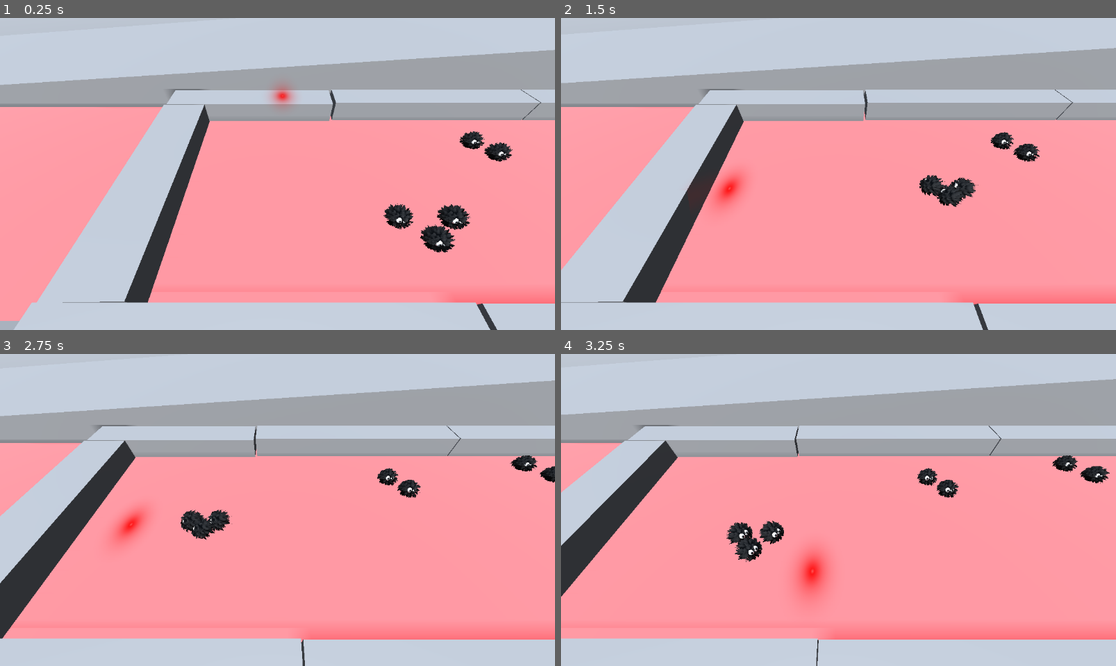
Above: before the commit, frames 1-4 (two rows, left to right).
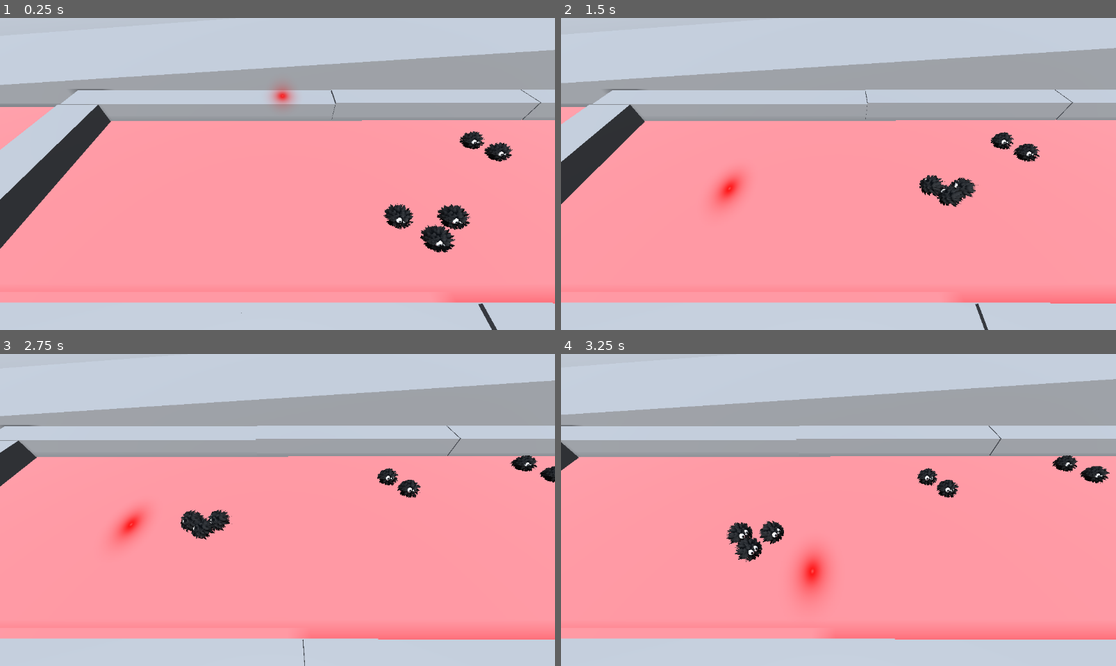
Above: after the commit, the same moments.

Repository: CaptainPMM/LD56
Game: Godot game, scene res://scenes/blockout.tscn
Two runs of this game, one before a commit and one after it. Both use one fixed random seed, a clock stepped at 60 frames per second and the inputs below.
Inputs (mouse positions are in pixels of both pictures, inside the frame that each line leads up to):
- Up to frame 1 (0.25 s): no input
- Up to frame 2 (1.5 s): move the mouse to (960, 158) at 0.52 s; tap Space at 0.77 s; move the mouse to (727, 189) at 1.27 s
- Up to frame 3 (2.75 s): tap Space at 1.52 s; move the mouse to (333, 441) at 2.02 s
- Up to frame 4 (3.25 s): move the mouse to (810, 572) at 2.77 s; tap Space at 3.02 s

The runs differ from the first frame. In frame 1, 16% of the frame differs, in the area x 0-100%, y 22-100%; in frame 2, 14%; in frame 3, 8.6%; in frame 4, 6.2%.

Commit message:
touchups on blockout

Diff:
--- a/scenes/blockout.tscn
+++ b/scenes/blockout.tscn
@@ -180,19 +180,22 @@
 transform = Transform3D(0.280784, 0, -0.959771, 0, 1, 0, 0.959771, 0, 0.280784, 20.2543, 0.0650161, 0.299923)
 
 [node name="entity34" parent="." instance=ExtResource("5_arl41")]
-transform = Transform3D(0.280784, 0, -0.959771, 0, 1, 0, 0.959771, 0, 0.280784, 22.5424, 0.0650163, -0.0145423)
+transform = Transform3D(0.280784, 0, -0.959771, 0, 1, 0, 0.959771, 0, 0.280784, 22.905, 0.0650163, 0.110043)
 
 [node name="entity35" parent="." instance=ExtResource("5_arl41")]
-transform = Transform3D(0.280784, 0, -0.959771, 0, 1, 0, 0.959771, 0, 0.280784, 22.6507, 0.0650163, 0.0459575)
+transform = Transform3D(0.280784, 0, -0.959771, 0, 1, 0, 0.959771, 0, 0.280784, 22.8343, 0.0650163, 0.0881077)
 
 [node name="entity36" parent="." instance=ExtResource("5_arl41")]
-transform = Transform3D(0.280784, 0, -0.959771, 0, 1, 0, 0.959771, 0, 0.280784, 22.7637, 0.0650163, 0.00767675)
+transform = Transform3D(0.280784, 0, -0.959771, 0, 1, 0, 0.959771, 0, 0.280784, 22.9473, 0.0650163, 0.0498269)
 
 [node name="entity37" parent="." instance=ExtResource("5_arl41")]
-transform = Transform3D(0.280784, 0, -0.959771, 0, 1, 0, 0.959771, 0, 0.280784, 23.1535, 0.0650163, 0.0287188)
+transform = Transform3D(0.280784, 0, -0.959771, 0, 1, 0, 0.959771, 0, 0.280784, 22.8723, 0.0650163, 0.0231328)
 
 [node name="entity38" parent="." instance=ExtResource("5_arl41")]
-transform = Transform3D(0.280784, 0, -0.959771, 0, 1, 0, 0.959771, 0, 0.280784, 22.8688, 0.0650163, 0.270175)
+transform = Transform3D(0.280784, 0, -0.959771, 0, 1, 0, 0.959771, 0, 0.280784, 23.6955, 0.0650163, -0.263655)
+
+[node name="entity39" parent="." instance=ExtResource("5_arl41")]
+transform = Transform3D(0.280784, 0, -0.959771, 0, 1, 0, 0.959771, 0, 0.280784, 26.8205, 0.0650163, 0.112294)
 
 [node name="entity29" parent="." instance=ExtResource("5_arl41")]
 transform = Transform3D(0.280784, 0, -0.959771, 0, 1, 0, 0.959771, 0, 0.280784, 15.9758, 0.0650161, -0.387056)
@@ -225,13 +228,13 @@
 transform = Transform3D(0.280784, 0, -0.959771, 0, 1, 0, 0.959771, 0, 0.280784, 14.9525, 0.0650162, -0.304865)
 
 [node name="entity16" parent="." instance=ExtResource("5_arl41")]
-transform = Transform3D(0.280784, 0, -0.959771, 0, 1, 0, 0.959771, 0, 0.280784, 8.98136, 0.0650162, 0.316609)
+transform = Transform3D(0.280784, 0, -0.959771, 0, 1, 0, 0.959771, 0, 0.280784, 8.26521, 0.0650162, 0.00456962)
 
 [node name="entity17" parent="." instance=ExtResource("5_arl41")]
-transform = Transform3D(0.280784, 0, -0.959771, 0, 1, 0, 0.959771, 0, 0.280784, 9.08298, 0.0650162, 0.299282)
+transform = Transform3D(0.280784, 0, -0.959771, 0, 1, 0, 0.959771, 0, 0.280784, 8.36683, 0.0650162, -0.0127574)
 
 [node name="entity18" parent="." instance=ExtResource("5_arl41")]
-transform = Transform3D(0.280784, 0, -0.959771, 0, 1, 0, 0.959771, 0, 0.280784, 9.0679, 0.0650162, 0.374737)
+transform = Transform3D(0.280784, 0, -0.959771, 0, 1, 0, 0.959771, 0, 0.280784, 8.35175, 0.0650162, 0.0626976)
 
 [node name="entity14" parent="." instance=ExtResource("5_arl41")]
 transform = Transform3D(0.280784, 0, -0.959771, 0, 1, 0, 0.959771, 0, 0.280784, 7.41189, 0.0650162, -0.406637)
@@ -248,10 +251,10 @@
 [node name="Node" type="Node" parent="."]
 
 [node name="static_cube4" parent="." instance=ExtResource("8_cm76d")]
-transform = Transform3D(0.824519, 0, 0, 0, 1, 0, 0, 0, 1, -0.13707, 0.0552945, -0.465175)
+transform = Transform3D(0.824519, 0, 0, 0, 1, 0, 0, 0, 1, -0.662052, 0.0552945, -0.465175)
 
 [node name="static_cube8" parent="." instance=ExtResource("8_cm76d")]
-transform = Transform3D(-0.00924056, 0, 0.998167, 0, 1, 0, -0.832424, 0, -0.0110804, -0.455348, 0.0552945, 0.0569932)
+transform = Transform3D(-0.00924056, 0, 0.998167, 0, 1, 0, -0.832424, 0, -0.0110804, -0.98033, 0.0552945, 0.0569932)
 
 [node name="static_cube3" parent="." instance=ExtResource("8_cm76d")]
 transform = Transform3D(1, 0, 0, 0, 1, 0, 0, 0, 0.643527, 0.786139, 0.0663588, -0.424172)
@@ -269,7 +272,13 @@
 transform = Transform3D(1, 0, 0, 0, 1, 0, 0, 0, 1, 0.949912, 0.0756181, 0.578551)
 
 [node name="static_cube" parent="." instance=ExtResource("8_cm76d")]
-transform = Transform3D(1, 0, 0, 0, 1, 0, 0, 0, 1, -0.0536645, 0.0629986, 0.575597)
+transform = Transform3D(1, 0, 0, 0, 1, 0, 0, 0, 1, -0.578646, 0.0629986, 0.575597)
+
+[node name="static_cube9" parent="." instance=ExtResource("8_cm76d")]
+transform = Transform3D(0.824519, 0, 0, 0, 1, 0, 0, 0, 1, 0.0363426, 0.0552945, -0.465175)
+
+[node name="static_cube10" parent="." instance=ExtResource("8_cm76d")]
+transform = Transform3D(1, 0, 0, 0, 1, 0, 0, 0, 1, 0.119748, 0.0629986, 0.575597)
 
 [node name="Geometry" type="Node" parent="."]
 
@@ -324,9 +333,6 @@
 [node name="lightweighted_ball26" parent="Geometry" instance=ExtResource("7_yljxw")]
 transform = Transform3D(1, 0, 0, 0, 1, 0, 0, 0, 1, 12.8742, 0.13123, 0.264496)
 
-[node name="lightweighted_ball13" parent="Geometry" instance=ExtResource("7_yljxw")]
-transform = Transform3D(1, 0, 0, 0, 1, 0, 0, 0, 1, 12.4097, 0.13123, 0.0248341)
-
 [node name="lightweighted_ball7" parent="Geometry" instance=ExtResource("7_yljxw")]
 transform = Transform3D(1, 0, 0, 0, 1, 0, 0, 0, 1, 13.3901, 0.13123, 0.284006)
 
@@ -334,16 +340,16 @@
 transform = Transform3D(1, 0, 0, 0, 1, 0, 0, 0, 1, 13.5919, 0.13123, 0.194143)
 
 [node name="lightweighted_ball9" parent="Geometry" instance=ExtResource("7_yljxw")]
-transform = Transform3D(1, 0, 0, 0, 1, 0, 0, 0, 1, 13.7266, 0.13123, -0.042443)
+transform = Transform3D(1, 0, 0, 0, 1, 0, 0, 0, 1, 13.7266, 0.203149, -0.042443)
 
 [node name="lightweighted_ball10" parent="Geometry" instance=ExtResource("7_yljxw")]
 transform = Transform3D(1, 0, 0, 0, 1, 0, 0, 0, 1, 13.9316, 0.13123, -0.259007)
 
 [node name="lightweighted_ball11" parent="Geometry" instance=ExtResource("7_yljxw")]
-transform = Transform3D(1, 0, 0, 0, 1, 0, 0, 0, 1, 13.9277, 0.13123, -0.0172256)
+transform = Transform3D(1, 0, 0, 0, 1, 0, 0, 0, 1, 14.1399, 0.13123, 0.0310104)
 
 [node name="lightweighted_ball12" parent="Geometry" instance=ExtResource("7_yljxw")]
-transform = Transform3D(1, 0, 0, 0, 1, 0, 0, 0, 1, 13.8301, 0.13123, 0.199571)
+transform = Transform3D(1, 0, 0, 0, 1, 0, 0, 0, 1, 13.814, 0.13123, 0.229956)
 
 [node name="lightweighted_ball14" parent="Geometry" instance=ExtResource("7_yljxw")]
 transform = Transform3D(1, 0, 0, 0, 1, 0, 0, 0, 1, 14.0144, 0.13123, 0.289219)
@@ -390,11 +396,8 @@
 [node name="lightweighted_cube9" parent="Geometry" instance=ExtResource("8_8xd3r")]
 transform = Transform3D(1, 0, 0, 0, 1, 0, 0, 0, 1, 6.84186, 0.0566489, 0.0128956)
 
-[node name="lightweighted_cube11" parent="Geometry" instance=ExtResource("8_8xd3r")]
-transform = Transform3D(1, 0, 0, 0, 1, 0, 0, 0, 1, 6.04228, 0.0566489, -0.113355)
-
 [node name="lightweighted_cube12" parent="Geometry" instance=ExtResource("8_8xd3r")]
-transform = Transform3D(1, 0, 0, 0, 1, 0, 0, 0, 1, 6.19167, 0.0566489, -0.103428)
+transform = Transform3D(1, 0, 0, 0, 1, 0, 0, 0, 1, 6.27665, 0.0566489, -0.265937)
 
 [node name="lightweighted_cube16" parent="Geometry" instance=ExtResource("8_8xd3r")]
 transform = Transform3D(1, 0, 0, 0, 1, 0, 0, 0, 1, 7.66611, 0.0754924, 0.00128768)
@@ -441,12 +444,6 @@
 [node name="lightweighted_cube21" parent="Geometry" instance=ExtResource("8_8xd3r")]
 transform = Transform3D(1, 0, 0, 0, 1, 0, 0, 0, 1, 8.82775, 0.175206, -0.332772)
 
-[node name="lightweighted_cube17" parent="Geometry" instance=ExtResource("8_8xd3r")]
-transform = Transform3D(1, 0, 0, 0, 1, 0, 0, 0, 1, 7.68708, 0.188326, 0.00128768)
-
-[node name="lightweighted_cube18" parent="Geometry" instance=ExtResource("8_8xd3r")]
-transform = Transform3D(1, 0, 0, 0, 1, 0, 0, 0, 1, 7.6699, 0.295572, 0.00128768)
-
 [node name="static_cube8" parent="Geometry" instance=ExtResource("8_cm76d")]
 transform = Transform3D(-1.69555e-08, 0, -0.603537, 0, 1, 0, 0.387898, 0, -2.63815e-08, 6.85032, 0.0598178, -0.273115)
 
@@ -511,25 +508,31 @@
 transform = Transform3D(-1.41813e-08, 0, -0.603537, 0, 1, 0, 0.324432, 0, -2.63815e-08, 23.894, 0.0565695, 0.0201228)
 
 [node name="static_cube129" parent="Geometry" instance=ExtResource("8_cm76d")]
-transform = Transform3D(-4.92203e-09, 0, -0.603537, 0, 1, 0, 0.112603, 0, -2.63815e-08, 24.4568, 0.0565695, 0.0923515)
+transform = Transform3D(-8.96254e-09, 0, -0.603537, 0, 1, 0, 0.205039, 0, -2.63815e-08, 24.4568, 0.0565695, 0.0923515)
 
 [node name="static_cube132" parent="Geometry" instance=ExtResource("8_cm76d")]
-transform = Transform3D(-4.92203e-09, 0, -0.603537, 0, 1, 0, 0.112603, 0, -2.63815e-08, 24.8584, 0.0565695, 0.366092)
+transform = Transform3D(-8.76096e-09, 0, -0.603537, 0, 1, 0, 0.200427, 0, -2.63815e-08, 24.8584, 0.0565695, 0.313395)
 
 [node name="static_cube136" parent="Geometry" instance=ExtResource("8_cm76d")]
 transform = Transform3D(-4.92203e-09, 0, -0.603537, 0, 1, 0, 0.112603, 0, -2.63815e-08, 25.7353, 0.0565695, 0.366092)
 
 [node name="static_cube138" parent="Geometry" instance=ExtResource("8_cm76d")]
-transform = Transform3D(-4.92203e-09, 0, -0.603537, 0, 1, 0, 0.112603, 0, -2.63815e-08, 26.0774, 0.0565695, 0.0928219)
+transform = Transform3D(-9.07753e-09, 0, -0.603537, 0, 1, 0, 0.20767, 0, -2.63815e-08, 26.0774, 0.0565695, 0.141557)
 
 [node name="static_cube139" parent="Geometry" instance=ExtResource("8_cm76d")]
-transform = Transform3D(-4.92203e-09, 0, -0.603537, 0, 1, 0, 0.112603, 0, -2.63815e-08, 26.4613, 0.0565695, 0.359412)
+transform = Transform3D(-9.09199e-09, 0, -0.603537, 0, 1, 0, 0.208001, 0, -2.63815e-08, 26.4613, 0.0565695, 0.31064)
 
 [node name="static_cube140" parent="Geometry" instance=ExtResource("8_cm76d")]
-transform = Transform3D(-4.92203e-09, 0, -0.603537, 0, 1, 0, 0.112603, 0, -2.63815e-08, 27.0253, 0.0565695, 0.0914262)
+transform = Transform3D(-8.49339e-09, 0, -0.603537, 0, 1, 0, 0.194306, 0, -2.63815e-08, 27.0253, 0.0565695, 0.129485)
+
+[node name="static_cube144" parent="Geometry" instance=ExtResource("8_cm76d")]
+transform = Transform3D(-1.70899e-08, 0, -0.603537, 0, 1, 0, 0.390972, 0, -2.63815e-08, 30.3513, 0.0565694, 0.309876)
+
+[node name="static_cube145" parent="Geometry" instance=ExtResource("8_cm76d")]
+transform = Transform3D(-1.70899e-08, 0, -0.603537, 0, 1, 0, 0.390972, 0, -2.63815e-08, 30.3513, 0.0565694, -0.304274)
 
 [node name="static_cube133" parent="Geometry" instance=ExtResource("8_cm76d")]
-transform = Transform3D(-4.92203e-09, 0, -0.603537, 0, 1, 0, 0.112603, 0, -2.63815e-08, 25.3953, 0.0565696, 0.0944802)
+transform = Transform3D(-8.18618e-09, 0, -0.603537, 0, 1, 0, 0.187278, 0, -2.63815e-08, 25.3953, 0.0565696, 0.137524)
 
 [node name="static_cube89" parent="Geometry" instance=ExtResource("8_cm76d")]
 transform = Transform3D(-1.0957e-08, 0, -0.603537, 0, 1, 0, 0.250667, 0, -2.63815e-08, 20.4086, 0.0565695, -0.319603)
@@ -574,10 +577,10 @@
 transform = Transform3D(-0.411686, 0, 3.53305e-08, 0, 1, 0, -3.59907e-08, 0, -0.404133, 8.68412, 0.0629985, -0.163891)
 
 [node name="static_cube16" parent="Geometry" instance=ExtResource("8_cm76d")]
-transform = Transform3D(-0.411686, 0, 3.53305e-08, 0, 1, 0, -3.59907e-08, 0, -0.404133, 8.26327, 0.0629985, 0.201895)
+transform = Transform3D(-0.411686, 0, 3.53305e-08, 0, 1, 0, -3.59907e-08, 0, -0.404133, 8.26327, 0.0629985, 0.261919)
 
 [node name="static_cube17" parent="Geometry" instance=ExtResource("8_cm76d")]
-transform = Transform3D(-0.411686, 0, 3.53305e-08, 0, 1, 0, -3.59907e-08, 0, -0.404133, 8.68412, 0.0629985, 0.201895)
+transform = Transform3D(-0.31866, 0, 3.53305e-08, 0, 1, 0, -2.78581e-08, 0, -0.404133, 7.8913, 0.0629985, 0.261919)
 
 [node name="static_cube18" parent="Geometry" instance=ExtResource("8_cm76d")]
 transform = Transform3D(-0.411686, 0, 3.53305e-08, 0, 1, 0, -3.59907e-08, 0, -0.404133, 9.46113, 0.0629985, -0.163891)
@@ -700,7 +703,7 @@
 transform = Transform3D(-0.534867, 0, 3.53305e-08, 0, 1, 0, -4.67595e-08, 0, -0.404133, 22.9312, 0.0629984, 0.456218)
 
 [node name="static_cube115" parent="Geometry" instance=ExtResource("8_cm76d")]
-transform = Transform3D(-0.805875, 0, 3.53305e-08, 0, 1, 0, -7.04517e-08, 0, -0.404133, 22.8874, 0.0629984, 0.151824)
+transform = Transform3D(-0.296651, 0, 3.53305e-08, 0, 1, 0, -2.5934e-08, 0, -0.404133, 22.6297, 0.0629984, 0.151824)
 
 [node name="static_cube116" parent="Geometry" instance=ExtResource("8_cm76d")]
 transform = Transform3D(-0.534867, 0, 3.53305e-08, 0, 1, 0, -4.67595e-08, 0, -0.404133, 22.7545, 0.0629984, -0.109981)
@@ -858,6 +861,9 @@
 [node name="static_cube22" parent="Geometry" instance=ExtResource("8_cm76d")]
 transform = Transform3D(-1.02215e-08, 0, -0.472903, 0, 1, 0, 0.233841, 0, -2.06712e-08, 9.29838, 0.0570228, 0.372469)
 
+[node name="static_cube143" parent="Geometry" instance=ExtResource("8_cm76d")]
+transform = Transform3D(-8.38254e-09, 0, -0.472903, 0, 1, 0, 0.19177, 0, -2.06712e-08, 8.42428, 0.05626, 0.407462)
+
 [node name="static_cube13" parent="Geometry" instance=ExtResource("8_cm76d")]
 transform = Transform3D(-1.58478e-08, 0, -0.603537, 0, 1, 0, 0.362555, 0, -2.63815e-08, 7.25989, 0.0629985, 0.0529162)
 
@@ -868,7 +874,7 @@
 transform = Transform3D(-0.411686, 0, 5.27629e-08, 0, 1, 0, -3.59907e-08, 0, -0.603537, 7.40664, 0.0629985, -0.186744)
 
 [node name="Roomba" parent="." instance=ExtResource("10_r4htx")]
-transform = Transform3D(1, 0, 0, 0, 1, 0, 0, 0, 1, 8.74274, 0.005, 0.0194699)
+transform = Transform3D(-1, 0, -8.74228e-08, 0, 1, 0, 8.74228e-08, 0, -1, 9.42022, 0.005, 0.0194699)
 
 [node name="Roomba5" parent="." instance=ExtResource("10_r4htx")]
 transform = Transform3D(1, 0, 0, 0, 1, 0, 0, 0, 1, 16.5098, 0.005, 0.0194699)
@@ -886,13 +892,61 @@
 transform = Transform3D(1, 0, 0, 0, 1, 0, 0, 0, 1, 1.48092, 0.05, 0)
 
 [node name="Roombaa" parent="Roomba8" index="2"]
-transform = Transform3D(1, 0, 0, 0, 1, 0, 0, 0, 1, 0.216027, 0.125807, 5.02914e-08)
+transform = Transform3D(1, 0, 0, 0, 1, 0, 0, 0, 1, 0.624287, 0.125807, 8.56817e-08)
 
 [node name="Roomba7" parent="." instance=ExtResource("10_r4htx")]
 transform = Transform3D(1, 0, 0, 0, 1, 0, 0, 0, 1, 25.0369, 0.005, -0.230667)
 
 [node name="End" parent="Roomba7" index="0"]
-transform = Transform3D(1, 0, 0, 0, 1, 0, 0, 0, 1, 1.75706, 0.05, 0)
+transform = Transform3D(1, 0, 0, 0, 1, 0, 0, 0, 1, 2.00366, 0.05, 0)
+
+[node name="Roomba9" parent="." instance=ExtResource("10_r4htx")]
+transform = Transform3D(1, 0, 0, 0, 1, 0, 0, 0, 1, 28.4864, 0.005, -0.275292)
+
+[node name="End" parent="Roomba9" index="0"]
+transform = Transform3D(1, 0, 0, 0, 1, 0, 0, 0, 1, 1.79362, 0.05, 0)
+
+[node name="Roomba10" parent="." instance=ExtResource("10_r4htx")]
+transform = Transform3D(1, 0, 0, 0, 1, 0, 0, 0, 1, 28.4983, 0.005, -0.00295213)
+
+[node name="End" parent="Roomba10" index="0"]
+transform = Transform3D(1, 0, 0, 0, 1, 0, 0, 0, 1, 1.69736, 0.05, 0)
+
+[node name="Roombaa" parent="Roomba10" index="2"]
+transform = Transform3D(1, 0, 0, 0, 1, 0, 0, 0, 1, 0.187601, 0.125807, 0)
+
+[node name="Roomba11" parent="." instance=ExtResource("10_r4htx")]
+transform = Transform3D(1, 0, 0, 0, 1, 0, 0, 0, 1, 28.5318, 0.005, 0.313857)
+
+[node name="End" parent="Roomba11" index="0"]
+transform = Transform3D(1, 0, 0, 0, 1, 0, 0, 0, 1, 1.70976, 0.05, 0)
+
+[node name="Roombaa" parent="Roomba11" index="2"]
+transform = Transform3D(1, 0, 0, 0, 1, 0, 0, 0, 1, 1.11669, 0.125807, 0)
+
+[node name="Roomba12" parent="." instance=ExtResource("10_r4htx")]
+transform = Transform3D(1, 0, 0, 0, 1, 0, 0, 0, 1, 31.0806, 0.005, -0.275292)
+
+[node name="End" parent="Roomba12" index="0"]
+transform = Transform3D(1, 0, 0, 0, 1, 0, 0, 0, 1, 2.31782, 0.05, 0)
+
+[node name="Roomba13" parent="." instance=ExtResource("10_r4htx")]
+transform = Transform3D(1, 0, 0, 0, 1, 0, 0, 0, 1, 31.0924, 0.005, -0.00295213)
+
+[node name="End" parent="Roomba13" index="0"]
+transform = Transform3D(1, 0, 0, 0, 1, 0, 0, 0, 1, 1.64102, 0.05, 0)
+
+[node name="Roombaa" parent="Roomba13" index="2"]
+transform = Transform3D(1, 0, 0, 0, 1, 0, 0, 0, 1, -0.360544, 0.125807, 0)
+
+[node name="Roomba14" parent="." instance=ExtResource("10_r4htx")]
+transform = Transform3D(1, 0, 0, 0, 1, 0, 0, 0, 1, 31.1259, 0.005, 0.313857)
+
+[node name="End" parent="Roomba14" index="0"]
+transform = Transform3D(1, 0, 0, 0, 1, 0, 0, 0, 1, 1.07398, 0.05, 0)
+
+[node name="Roombaa" parent="Roomba14" index="2"]
+transform = Transform3D(1, 0, 0, 0, 1, 0, 0, 0, 1, -0.386639, 0.125807, 0)
 
 [node name="Roomba2" parent="." instance=ExtResource("10_r4htx")]
 transform = Transform3D(-4.37114e-08, 0, -1, 0, 1, 0, 1, 0, -4.37114e-08, 10.4492, 0.005, 0.179074)
@@ -929,6 +983,12 @@
 [editable path="Roomba5"]
 [editable path="Roomba8"]
 [editable path="Roomba7"]
+[editable path="Roomba9"]
+[editable path="Roomba10"]
+[editable path="Roomba11"]
+[editable path="Roomba12"]
+[editable path="Roomba13"]
+[editable path="Roomba14"]
 [editable path="Roomba2"]
 [editable path="Roomba3"]
 [editable path="Roomba6"]
